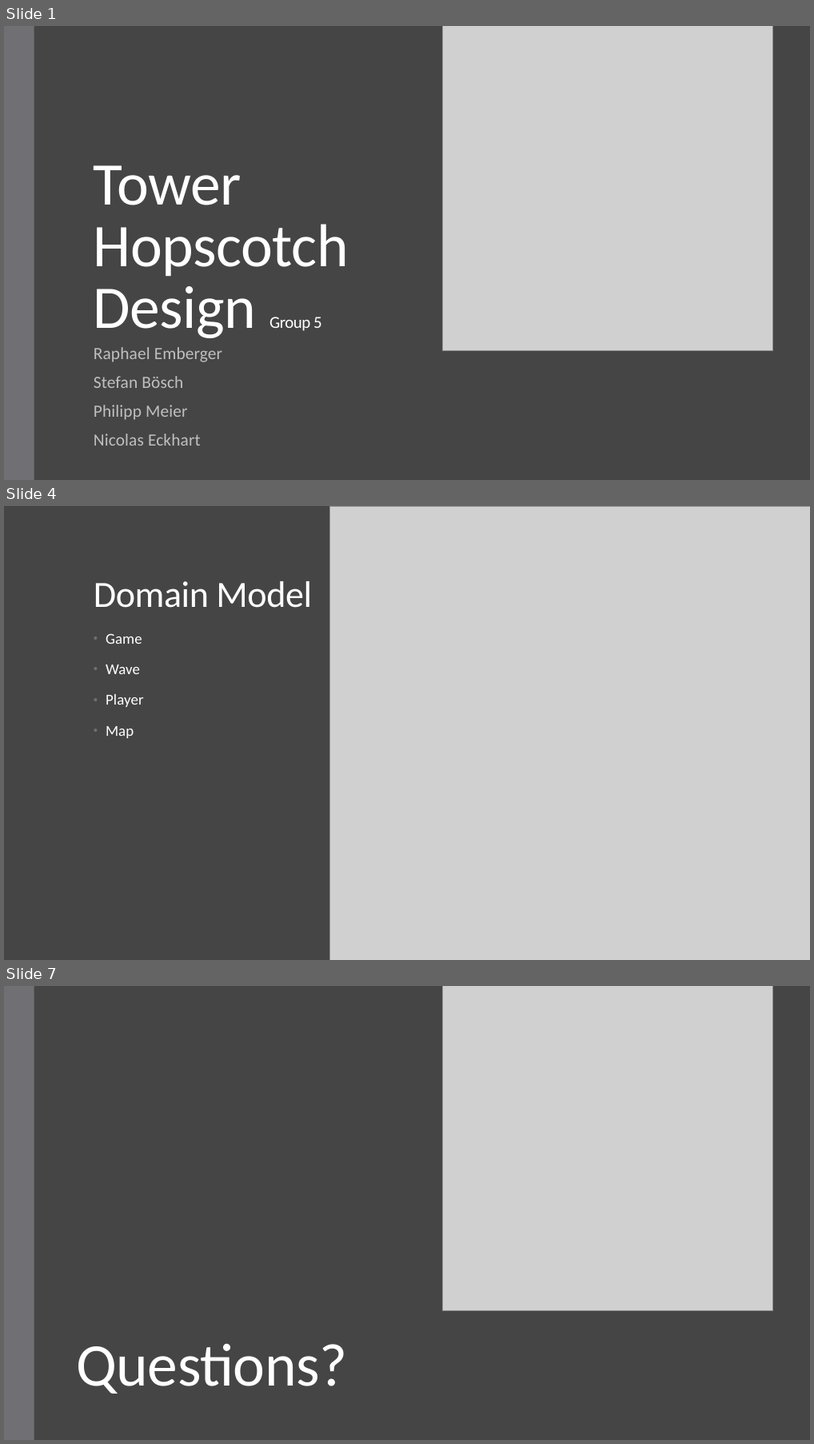
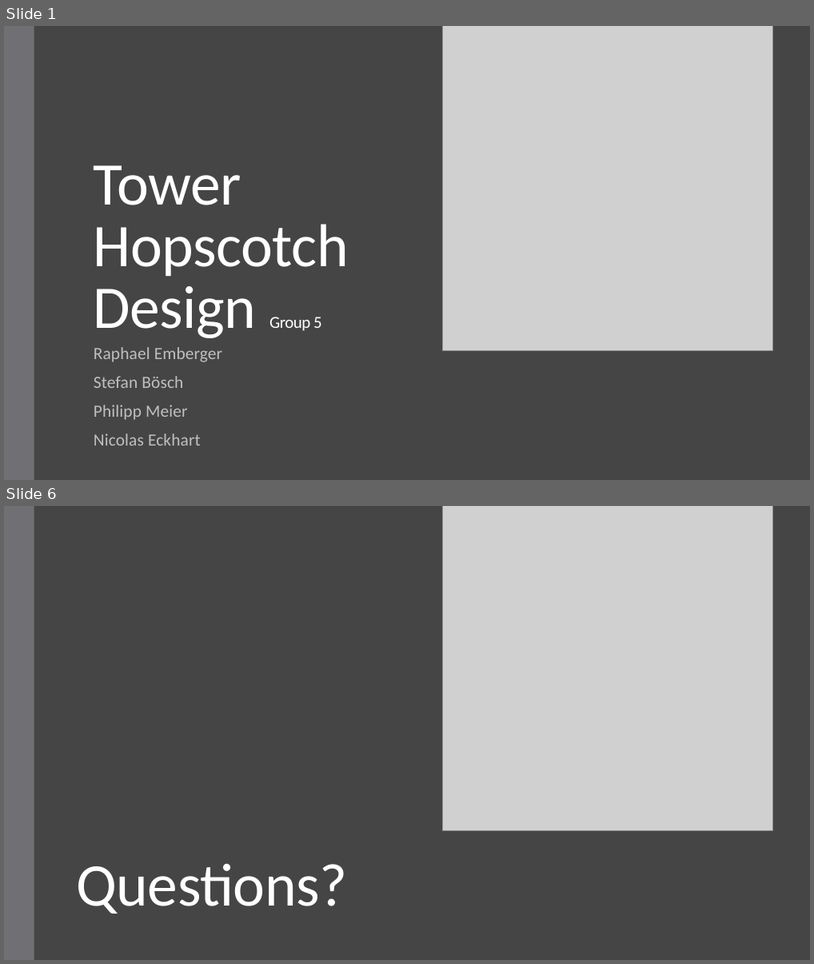
Before and after one commit to raember/Tower-Hopscotch, a slide deck: documents/milestone3/Project Design Presentation.pptx. Shown one above the other, each under a label of ours: slides 1, 4 and 7 before the commit, slides 1 and 6 after it; the slides between them are not shown. The pictures are 814x1444 and 814x964 pixels, drawn with LibreOffice and Linux fonts; fonts in the diff are those of the drawing; grey boxes stand for pictures. Boxes give left, top, right and bottom in pixels: in the first picture for what was removed or moved away, otherwise in the second. Text is boxed around its words. In the diff, an @@ line names an element or a change of style, - is before the commit and + after.

```diff
--- a/documents/milestone3/Project Design Presentation.pptx
+++ b/documents/milestone3/Project Design Presentation.pptx
@@ slide 4 removed at (4, 506, 810, 960), background #454545 @@
@@ picture removed at (330, 506, 810, 960) @@
@@ rectangle removed at (751, 506, 810, 960) @@
@@ title removed at (94, 581, 312, 608) @@
-Domain Model
@@ text removed at (106, 633, 144, 738) @@
-• Game
-• Wave
-• Player
-• Map
@@ what was slide 7 is now slide 6 @@
```
Also in this commit, not shown: 1 slide changed, 3 slides added, 3 other slides removed.
